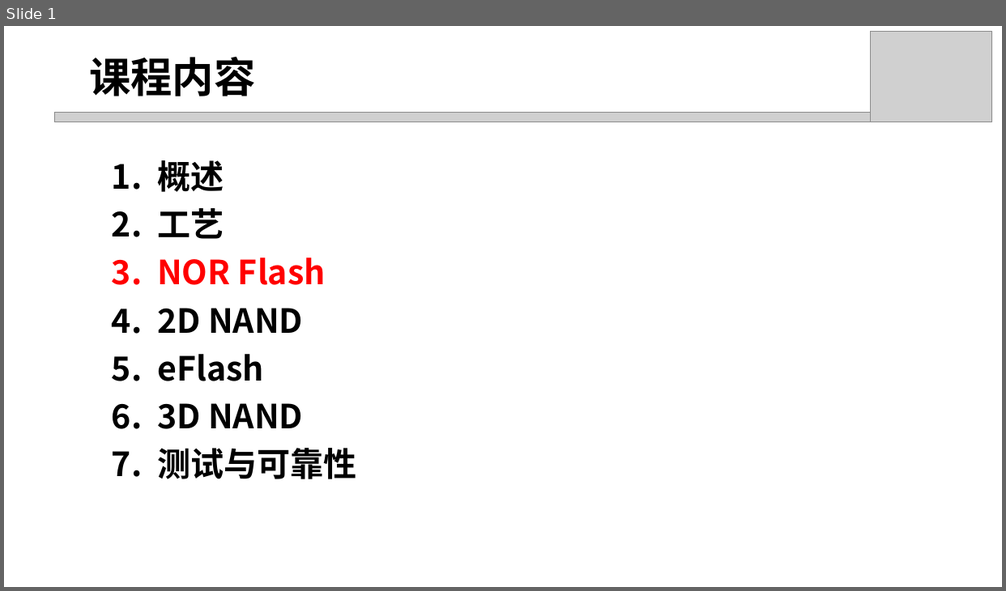
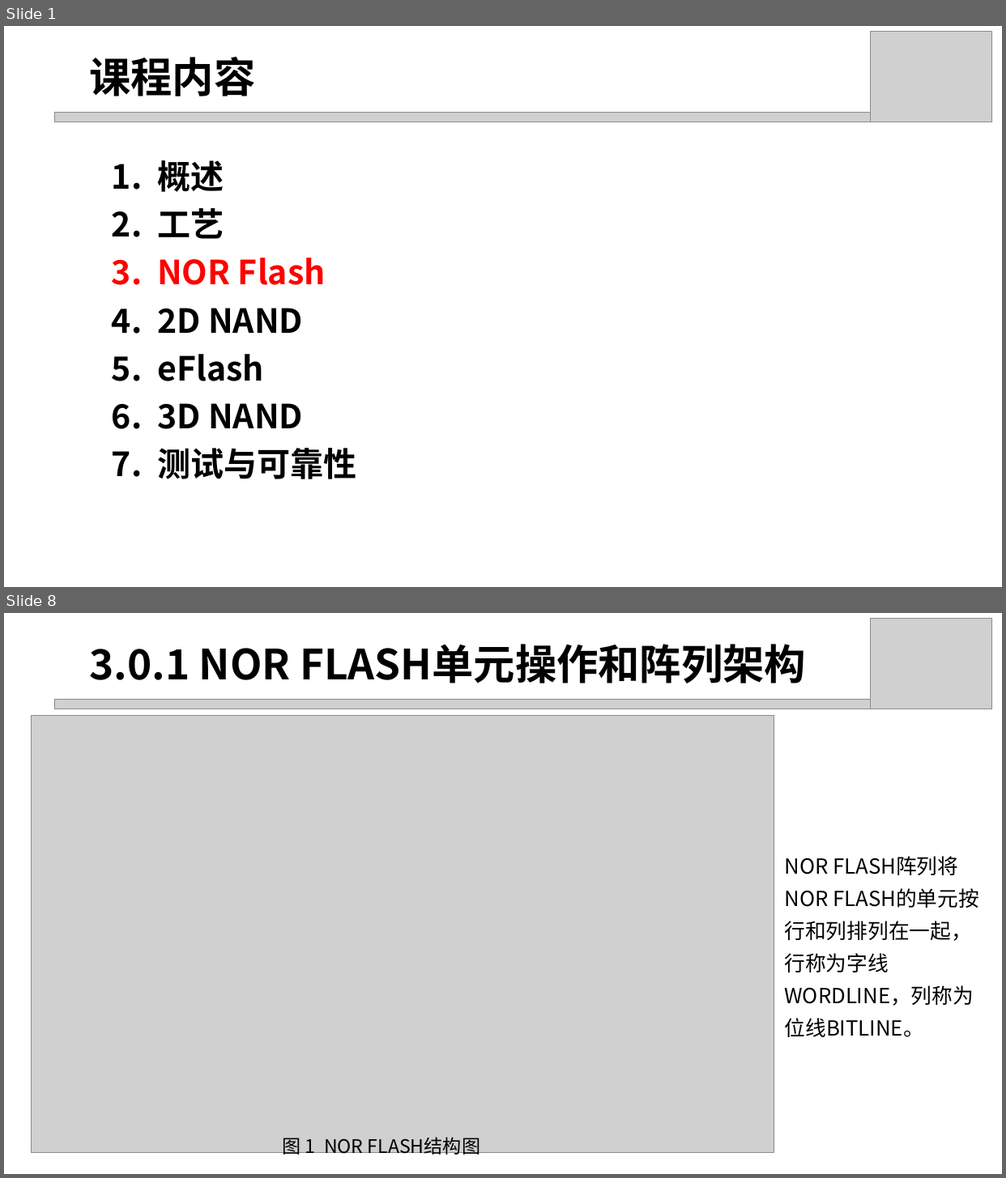
Before and after one commit to DucKlng123/flash, a slide deck: Summary/3. NOR flash.pptx. Shown one above the other, each under a label of ours: slide 1 before the commit, slides 1 and 8 after it; the slides between them are not shown. The pictures are 1006x591 and 1006x1178 pixels, drawn with LibreOffice and Linux fonts; fonts in the diff are those of the drawing; grey boxes stand for pictures. Boxes give left, top, right and bottom in pixels: in the first picture for what was removed or moved away, otherwise in the second. Text is boxed around its words. In the diff, an @@ line names an element or a change of style, - is before the commit and + after.

```diff
--- a/Summary/3. NOR flash.pptx
+++ b/Summary/3. NOR flash.pptx
@@ slide 8 added at (4, 613, 1002, 1174), background #FFFFFF @@
@@ picture added at (870, 618, 991, 709) @@
@@ text added at (89, 644, 806, 683), 40 pt, text #000000, bold @@
+3.0.1 NOR FLASH单元操作和阵列架构
@@ picture added at (54, 699, 880, 709) @@
@@ picture added at (32, 716, 775, 1152) @@
@@ text added at (785, 858, 974, 1037), 20 pt, text #000000 @@
+NOR FLASH阵列将NOR FLASH的单元按行和列排列在一起，行称为字线WORDLINE，列称为位线BITLINE。
@@ text added at (283, 1137, 480, 1158), 18 pt, text #000000 @@
+图 1 NOR FLASH结构图
```
Also in this commit, not shown: 1 slide changed, 62 other slides added, 5 slides removed, 2 other files.
